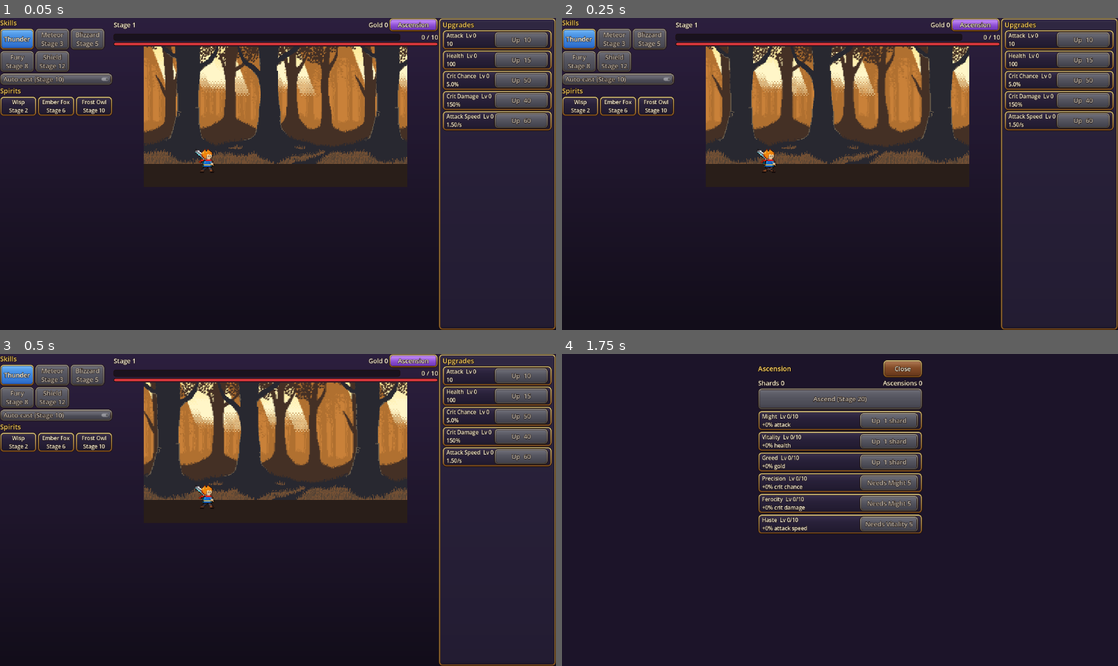
Above: before the commit, frames 1-4 (two rows, left to right).
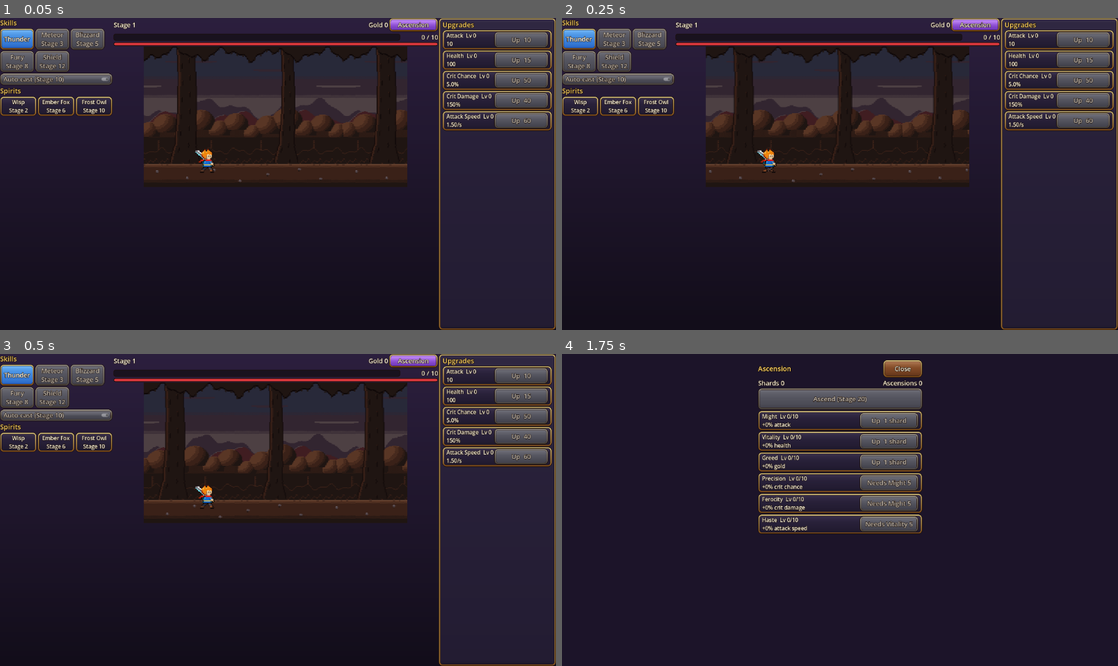
Above: after the commit, the same moments.

Repository: kevelscy/kevelscy-slayer-game
Game: Godot game, scene res://main/main.tscn
Same seed, same stepped clock (60 frames per second), same inputs: the game is played once before the commit and once after it.
Inputs:
- Up to frame 1 (0.05 s): no input
- Up to frame 2 (0.25 s): no input
- Up to frame 3 (0.5 s): no input
- Up to frame 4 (1.75 s): click "Thunder" at 0.5 s; click "Ascension" at 1.25 s

The runs differ from the first frame. In frame 1, 16% of the frame differs, in the area x 25-74%, y 9-53%; in frame 2, 16%; in frame 3, 16%; in frame 4, nothing differs.

Commit message:
feat(world): use the original night forest backgrounds
BattleWorld now scrolls bg_far, bg_middle and bg_front at 0.1/0.3/0.6 and a
new Ground parallax layer (bg_ground at y 160) at 1.0, so the lane the
characters stand on moves with the hero instead of a flat ColorRect.
The CC0 forest pack is removed; ASSETS.md describes the new layers and
CREDITS.md states that no third-party art is left.

Diff:
--- /dev/null
+++ b/client/tests/unit/world/test_battle_world_background.gd
@@ -0,0 +1,46 @@
+extends GutTest
+## The battle lane draws the original night forest: three parallax layers plus a
+## ground strip that scrolls with the hero.
+
+const BATTLE_WORLD: PackedScene = preload("res://world/battle_world.tscn")
+const LAYERS: Array[Array] = [
+	["Far", "res://art/tiles/bg_far.png", 0.1],
+	["Middle", "res://art/tiles/bg_middle.png", 0.3],
+	["Front", "res://art/tiles/bg_front.png", 0.6],
+	["Ground", "res://art/tiles/bg_ground.png", 1.0],
+]
+
+var world: BattleWorld
+
+
+func before_each() -> void:
+	world = BATTLE_WORLD.instantiate()
+	add_child_autofree(world)
+
+
+func test_layers_use_the_original_art_in_back_to_front_order() -> void:
+	var layers: Array[Node] = world.background.get_children()
+	assert_eq(layers.size(), LAYERS.size())
+	for index: int in mini(layers.size(), LAYERS.size()):
+		var layer: Parallax2D = layers[index] as Parallax2D
+		var sprite: Sprite2D = layer.get_node("Sprite") as Sprite2D
+		assert_eq(String(layer.name), LAYERS[index][0])
+		assert_eq(sprite.texture.resource_path, LAYERS[index][1])
+		assert_eq(layer.repeat_size, Vector2(sprite.texture.get_width(), 0.0), "%s tiles every texture width" % layer.name)
+
+
+func test_layers_scroll_at_their_parallax_speed_while_the_hero_runs() -> void:
+	world._set_world_speed(BattleWorld.RUN_SPEED)
+	var layers: Array[Node] = world.background.get_children()
+	for index: int in mini(layers.size(), LAYERS.size()):
+		var layer: Parallax2D = layers[index] as Parallax2D
+		assert_almost_eq(layer.autoscroll.x, -BattleWorld.RUN_SPEED * float(LAYERS[index][2]), 0.001, String(layer.name))
+
+
+func test_the_ground_strip_fills_the_bottom_of_the_lane() -> void:
+	var sprite: Sprite2D = world.get_node("Background/Ground/Sprite") as Sprite2D
+	assert_eq(sprite.position, Vector2(0.0, 160.0))
+	assert_eq(sprite.texture.get_height(), 32)
+	assert_lt(sprite.position.y, BattleWorld.GROUND_Y, "the hero stands on the strip")
+	assert_null(world.get_node_or_null("GroundFill"), "no flat fill left over")
+	assert_false(world.get_node_or_null("Ground") is ColorRect, "the flat ColorRect is gone")
--- a/client/world/battle_world.tscn
+++ b/client/world/battle_world.tscn
@@ -5,10 +5,10 @@
 [ext_resource type="PackedScene" path="res://entities/hero/hero.tscn" id="3_hero"]
 [ext_resource type="Script" path="res://systems/spawning/node_pool.gd" id="4_pool"]
 [ext_resource type="PackedScene" path="res://entities/enemies/enemy.tscn" id="5_enemy"]
-[ext_resource type="Texture2D" path="res://assets/backgrounds/forest/forest_back_trees.png" id="6_back"]
-[ext_resource type="Texture2D" path="res://assets/backgrounds/forest/forest_lights.png" id="7_lights"]
-[ext_resource type="Texture2D" path="res://assets/backgrounds/forest/forest_middle_trees.png" id="8_middle"]
-[ext_resource type="Texture2D" path="res://assets/backgrounds/forest/forest_front_trees.png" id="9_front"]
+[ext_resource type="Texture2D" path="res://art/tiles/bg_far.png" id="6_far"]
+[ext_resource type="Texture2D" path="res://art/tiles/bg_middle.png" id="7_middle"]
+[ext_resource type="Texture2D" path="res://art/tiles/bg_front.png" id="8_front"]
+[ext_resource type="Texture2D" path="res://art/tiles/bg_ground.png" id="9_ground"]
 
 [node name="BattleWorld" type="Node2D"]
 script = ExtResource("1_world")
@@ -16,43 +16,38 @@
 
 [node name="Background" type="Node2D" parent="."]
 
-[node name="BackTrees" type="Parallax2D" parent="Background"]
+[node name="Far" type="Parallax2D" parent="Background"]
 repeat_size = Vector2(272, 0)
 repeat_times = 3
 
-[node name="Sprite" type="Sprite2D" parent="Background/BackTrees"]
-texture = ExtResource("6_back")
+[node name="Sprite" type="Sprite2D" parent="Background/Far"]
+texture = ExtResource("6_far")
 centered = false
 
-[node name="Lights" type="Parallax2D" parent="Background"]
+[node name="Middle" type="Parallax2D" parent="Background"]
 repeat_size = Vector2(272, 0)
 repeat_times = 3
 
-[node name="Sprite" type="Sprite2D" parent="Background/Lights"]
-texture = ExtResource("7_lights")
+[node name="Sprite" type="Sprite2D" parent="Background/Middle"]
+texture = ExtResource("7_middle")
 centered = false
 
-[node name="MiddleTrees" type="Parallax2D" parent="Background"]
+[node name="Front" type="Parallax2D" parent="Background"]
 repeat_size = Vector2(272, 0)
 repeat_times = 3
 
-[node name="Sprite" type="Sprite2D" parent="Background/MiddleTrees"]
-texture = ExtResource("8_middle")
+[node name="Sprite" type="Sprite2D" parent="Background/Front"]
+texture = ExtResource("8_front")
 centered = false
 
-[node name="FrontTrees" type="Parallax2D" parent="Background"]
+[node name="Ground" type="Parallax2D" parent="Background"]
 repeat_size = Vector2(272, 0)
 repeat_times = 3
 
-[node name="Sprite" type="Sprite2D" parent="Background/FrontTrees"]
-texture = ExtResource("9_front")
+[node name="Sprite" type="Sprite2D" parent="Background/Ground"]
+position = Vector2(0, 160)
+texture = ExtResource("9_ground")
 centered = false
-
-[node name="Ground" type="ColorRect" parent="."]
-offset_top = 160.0
-offset_right = 360.0
-offset_bottom = 192.0
-color = Color(0.16, 0.12, 0.1, 1)
 
 [node name="EnemyPool" type="Node" parent="."]
 script = ExtResource("4_pool")
Not shown, removed: client/assets/backgrounds/forest/LICENSE.txt
Binary file removed: client/assets/backgrounds/forest/forest_back_trees.png
Not shown, removed: client/assets/backgrounds/forest/forest_back_trees.png.import
Binary file removed: client/assets/backgrounds/forest/forest_front_trees.png
Not shown, removed: client/assets/backgrounds/forest/forest_front_trees.png.import
Binary file removed: client/assets/backgrounds/forest/forest_lights.png
Not shown, removed: client/assets/backgrounds/forest/forest_lights.png.import
Binary file removed: client/assets/backgrounds/forest/forest_middle_trees.png
Not shown, removed: client/assets/backgrounds/forest/forest_middle_trees.png.import
Not shown, added: client/tests/unit/world/test_battle_world_background.gd.uid
Not shown, changed: client/assets/ASSETS.md
Not shown, changed: client/assets/CREDITS.md
